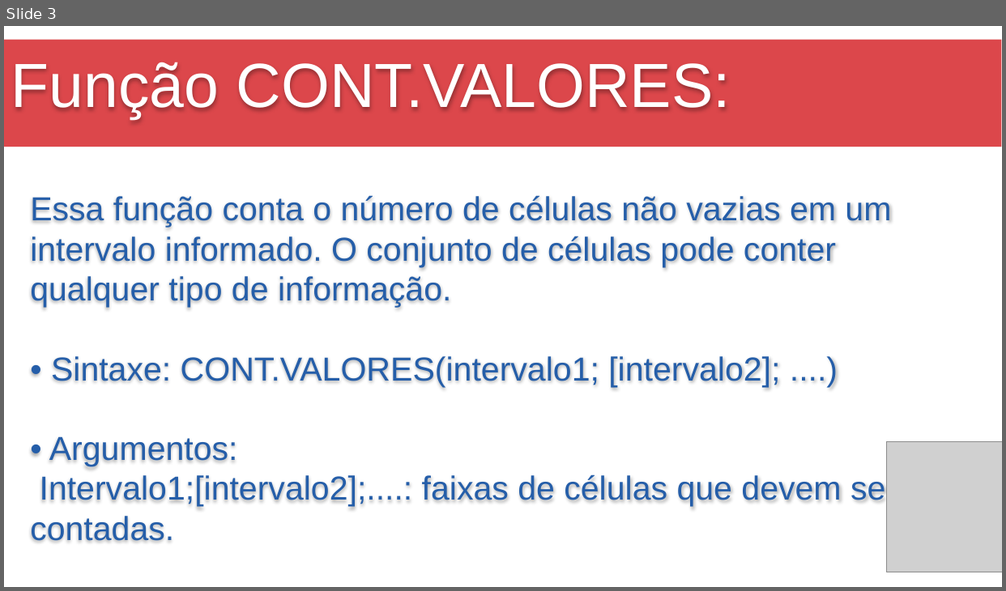
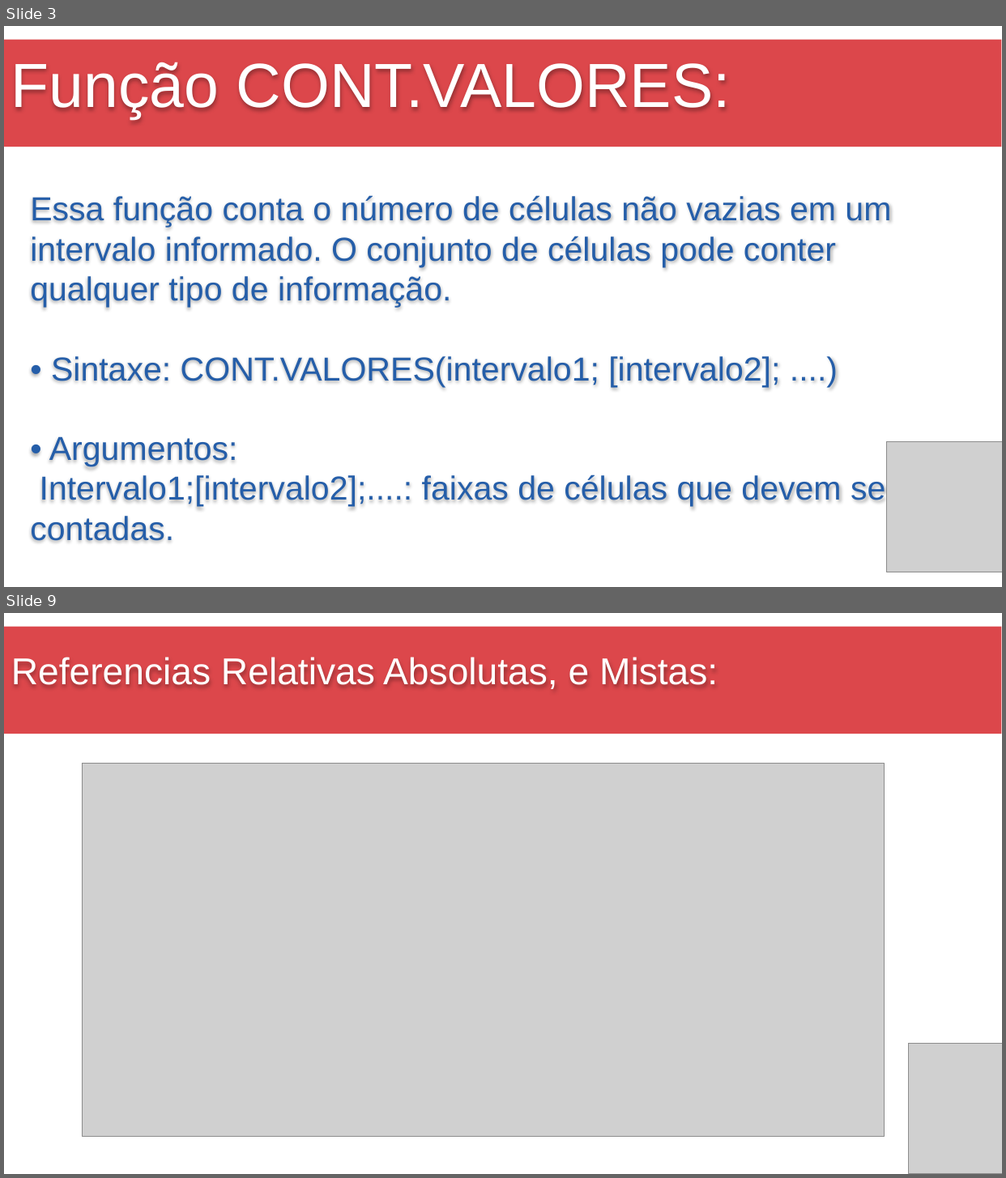
Before and after one commit to Marcsuper/TeachX, a slide deck: Turma Home Jan2018/1° Sabado/Aula 2/Parte 2/Aula de Excel 2.3.pptx. Shown one above the other, each under a label of ours: slide 3 before the commit, slides 3 and 9 after it; the slides between them are not shown. The pictures are 1006x591 and 1006x1178 pixels, drawn with LibreOffice and Linux fonts; fonts in the diff are those of the drawing; grey boxes stand for pictures. Boxes give left, top, right and bottom in pixels: in the first picture for what was removed or moved away, otherwise in the second. Text is boxed around its words. In the diff, an @@ line names an element or a change of style, - is before the commit and + after.

```diff
--- a/Turma Home Jan2018/1° Sabado/Aula 2/Parte 2/Aula de Excel 2.3.pptx
+++ b/Turma Home Jan2018/1° Sabado/Aula 2/Parte 2/Aula de Excel 2.3.pptx
@@ slide 9 added at (x1=4, y1=613, x2=1002, y2=1174), background #FFFFFF @@
@@ rectangle added at (x1=4, y1=627, x2=1001, y2=734), fill #DC474B @@
@@ title added at (x1=11, y1=657, x2=718, y2=689), 36 pt, text #FFFFFF @@
+Referencias Relativas Absolutas, e Mistas:
@@ picture added at (x1=83, y1=764, x2=884, y2=1137) @@
@@ picture added at (x1=909, y1=1044, x2=1002, y2=1174) @@
```
Also in this commit, not shown: 5 slides changed, 8 other files.
